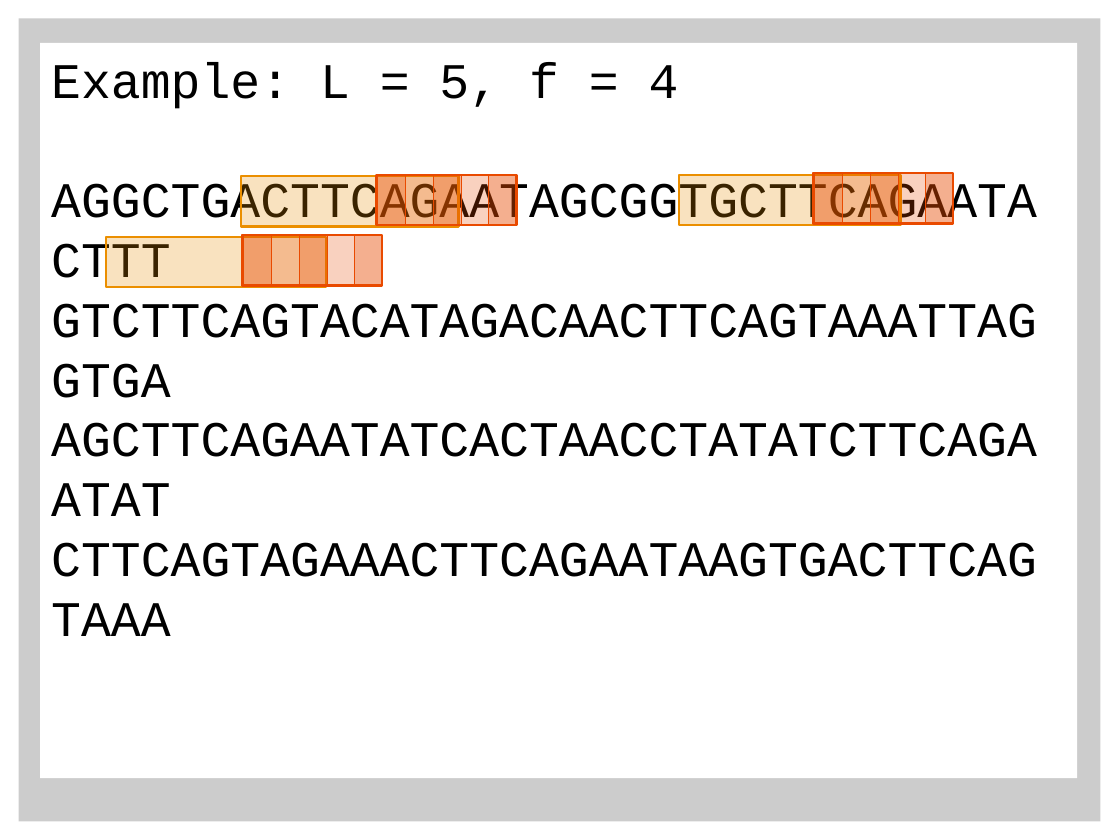
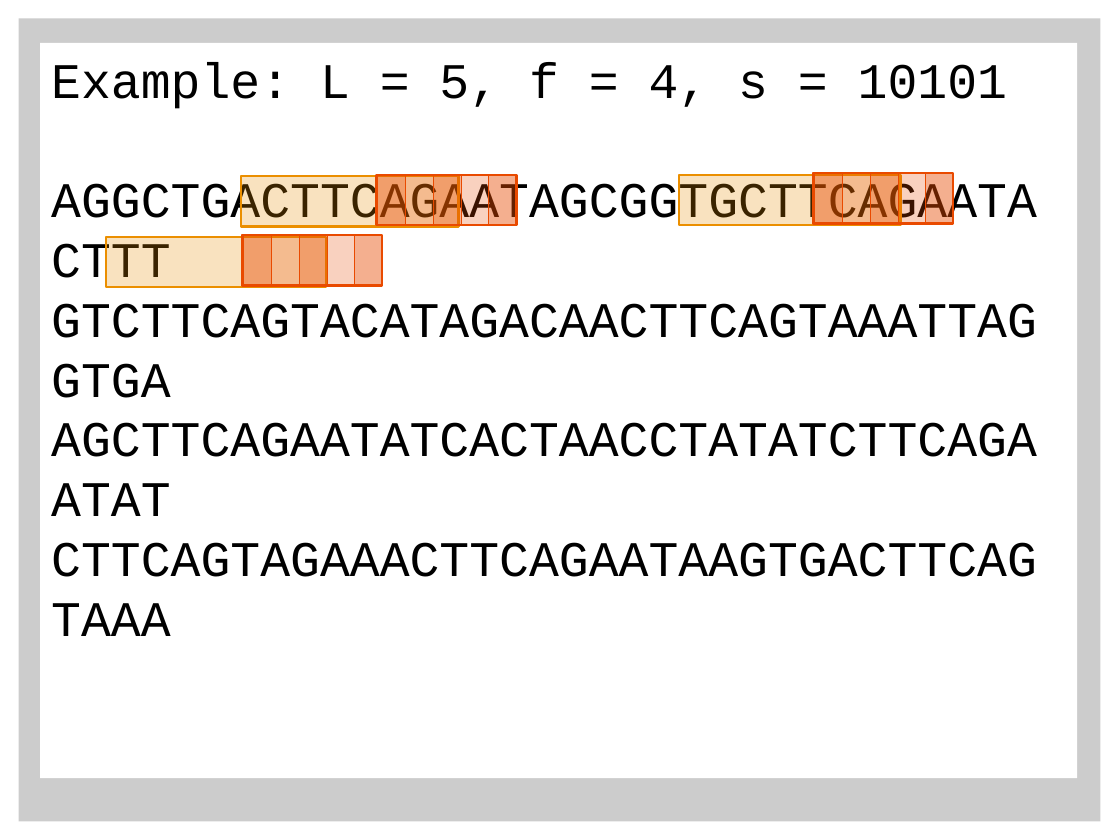
Before and after one commit to schaefce/proposal, a slide deck: slide 40 of GLBio.pptx (slide 41 before the commit). Drawn at 1120x840 pixels with LibreOffice and Linux fonts; fonts in the diff are those of the drawing. Boxes give left, top, right and bottom in pixels: in the first picture for what was removed or moved away, otherwise in the second. Text is boxed around its words. In the diff, an @@ line names an element or a change of style, - is before the commit and + after.

```diff
--- a/GLBio.pptx
+++ b/GLBio.pptx
@@ text in rectangle at [51,62,1007,109]: text changed @@
-Example: L = 5, f = 4
+Example: L = 5, f = 4, s = 10101
```
Also in this commit, not shown: 16 other slides changed, 3 slides added, 4 slides removed.
